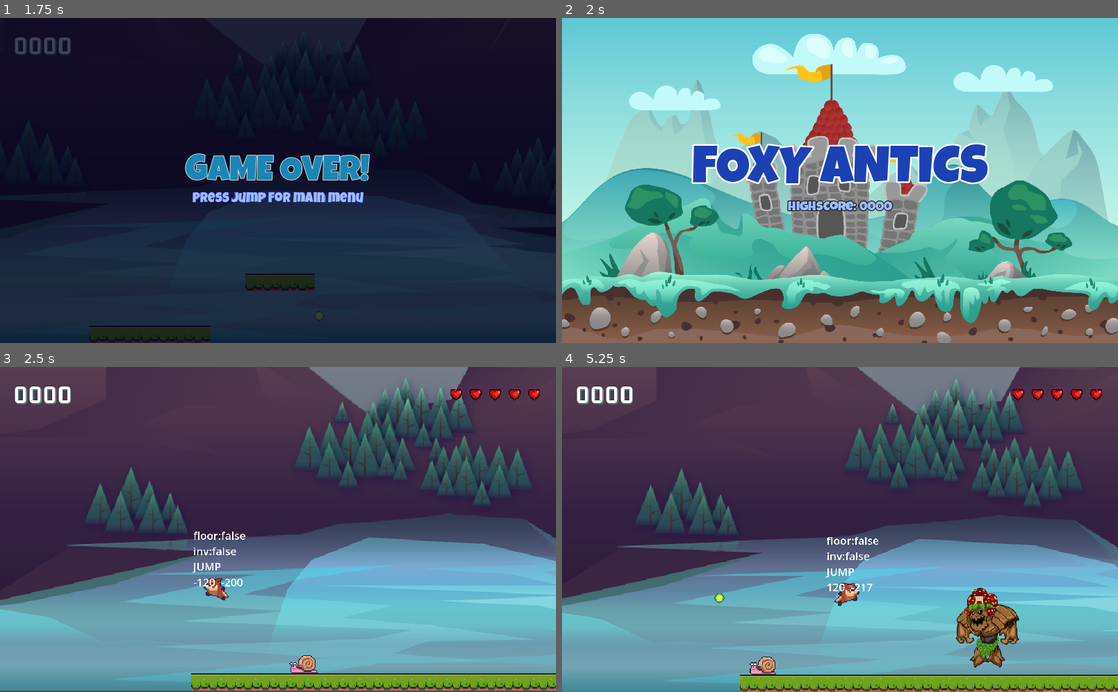
Above: before the commit, frames 1-4 (two rows, left to right).
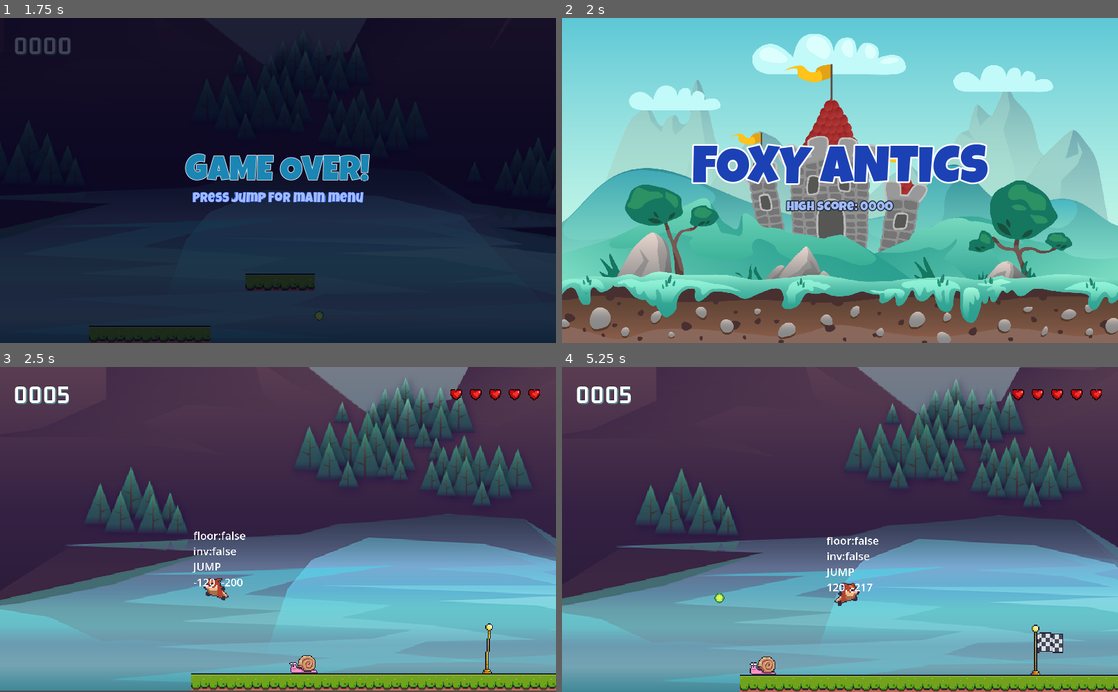
Above: after the commit, the same moments.

Repository: mattburro/Foxy-Antics
Game: Godot game, scene res://level_base/levels/level_2.tscn
Two runs of this game, one before a commit and one after it. Both use one fixed random seed, a clock stepped at 60 frames per second and the inputs below. This scene is started directly instead of the project's main scene.
Inputs:
- Up to frame 1 (1.75 s): hold Space (jump) 0.53-1.28 s; hold D (right) from 0.53 s (still down); tap Shift (shoot) at 1.35 s; tap Space (jump) at 1.52, 1.55 s
- Up to frame 2 (2 s): keep holding D (right); tap Space (jump) at 1.82 s
- Up to frame 3 (2.5 s): release D (right) at 2.03 s; hold A (left) from 2.03 s (still down); hold Space (jump) from 2.03 s (still down)
- Up to frame 4 (5.25 s): release A (left) at 2.78 s; release Space (jump) at 2.78 s; hold D (right) 2.78-4.28 s; tap Shift (shoot) at 2.85, 4.35 s; tap Space (jump) at 3.02, 3.05, 3.32, 4.52, 4.55, 4.82 s; hold Space (jump) 3.53-4.28 s; hold A (left) 4.28-5.03 s; hold D (right) from 5.03 s (still down); hold Space (jump) from 5.03 s (still down)

Frame 1 is identical in both runs. In frame 2, 0.4% of the frame differs, in the area x 40-60%, y 55-60%; in frame 3, 0.2%; in frame 4, 2.2%, in the area x 10-91%, y 5-95%.

Commit message:
Create score manager and save/load/show high score

Diff:
--- a/enemies/enemy_base/enemy_base.gd
+++ b/enemies/enemy_base/enemy_base.gd
@@ -45,5 +45,4 @@
 	pass
 
 func on_hitbox_area_entered(area: Area2D):
-	print("Enemy hit: ", area.name)
 	die()
--- a/hud/hud.gd
+++ b/hud/hud.gd
@@ -6,8 +6,10 @@
 @onready var level_complete = %LevelComplete
 @onready var game_over = %GameOver
 @onready var hearts_container = $MarginContainer/HBoxContainer/HeartsContainer
+@onready var score_label = %ScoreLabel
 
 func _ready():
+	SignalManager.on_score_updated.connect(on_score_updated)
 	SignalManager.on_level_complete.connect(on_level_complete)
 	SignalManager.on_game_over.connect(on_game_over)
 	SignalManager.on_player_hit.connect(on_player_hit)
@@ -26,6 +28,9 @@
 	Engine.time_scale = 0
 	end_screen.show()
 
+func on_score_updated(score: int):
+	score_label.text = str(score).lpad(4, "0")
+
 func on_level_complete():
 	show_hud()
 	level_complete.show()
--- a/hud/hud.tscn
+++ b/hud/hud.tscn
@@ -32,6 +32,7 @@
 size_flags_vertical = 0
 
 [node name="ScoreLabel" type="Label" parent="MarginContainer/HBoxContainer"]
+unique_name_in_owner = true
 layout_mode = 2
 size_flags_horizontal = 3
 text = "0000"
--- a/main/main.gd
+++ b/main/main.gd
@@ -1,7 +1,9 @@
 extends CanvasLayer
 
+@onready var high_score_label = %HighScoreLabel
+
 func _ready():
-	Engine.time_scale = 1
+	high_score_label.text = "High Score: %s" % str(ScoreManager.get_high_score()).lpad(4, "0")
 
 func _process(delta):
 	if Input.is_action_just_pressed("jump"):
--- a/main/main.tscn
+++ b/main/main.tscn
@@ -53,7 +53,7 @@
 [node name="HighScoreLabel" type="Label" parent="VBoxContainer"]
 unique_name_in_owner = true
 layout_mode = 2
-text = "Highscore: 0000"
+text = "High Score: 0000"
 label_settings = SubResource("LabelSettings_1laya")
 horizontal_alignment = 1
 vertical_alignment = 1
--- a/project.godot
+++ b/project.godot
@@ -18,6 +18,7 @@
 [autoload]
 
 SignalManager="*res://singletons/signal_manager.gd"
+ScoreManager="*res://singletons/score_manager.gd"
 GameManager="*res://singletons/game_manager.gd"
 SoundManager="*res://singletons/sound_manager.gd"
 ObjectMaker="*res://singletons/object_maker.gd"
--- a/singletons/game_manager.gd
+++ b/singletons/game_manager.gd
@@ -9,6 +9,7 @@
 
 func _ready():
 	init_level_scenes()
+	ScoreManager.reset_score()
 
 func init_level_scenes():
 	for level_number in range(1, TOTAL_LEVELS + 1):
@@ -16,6 +17,7 @@
 
 func load_main_scene():
 	_current_level = 0
+	ScoreManager.reset_score()
 	get_tree().change_scene_to_packed(MAIN_SCENE)
 
 func load_next_level_scene():
--- /dev/null
+++ b/singletons/score_manager.gd
@@ -0,0 +1,63 @@
+extends Node
+
+const HIGH_SCORE_FILE: String = "user://scores.dat"
+const HIGH_SCORE_KEY: String = "highscore"
+
+var _score: int = 0
+var _high_score: int = 0
+
+func _ready():
+	load_high_score()
+	SignalManager.on_boss_killed.connect(on_boss_killed)
+	SignalManager.on_enemy_hit.connect(on_enemy_hit)
+	SignalManager.on_pickup_hit.connect(on_pickup_hit)
+	SignalManager.on_level_complete.connect(on_level_complete)
+	SignalManager.on_game_over.connect(on_game_over)
+
+func add_points_to_score(points: int):
+	_score += points
+	SignalManager.on_score_updated.emit(_score)
+
+	if _score > _high_score:
+		_high_score = _score
+
+func get_score() -> int:
+	return _score
+
+func get_high_score() -> int:
+	return _high_score
+
+func reset_score():
+	_score = 0
+
+func save_high_score():
+	var file = FileAccess.open(HIGH_SCORE_FILE, FileAccess.WRITE)
+	var data = {
+		HIGH_SCORE_KEY: _high_score
+	}
+	file.store_string(JSON.stringify(data))
+
+func load_high_score():
+	if not FileAccess.file_exists(HIGH_SCORE_FILE):
+		return
+
+	var file = FileAccess.open(HIGH_SCORE_FILE, FileAccess.READ)
+	var data = JSON.parse_string(file.get_as_text())
+
+	if HIGH_SCORE_KEY in data:
+		_high_score = data[HIGH_SCORE_KEY]
+
+func on_boss_killed(points: int):
+	add_points_to_score(points)
+
+func on_enemy_hit(points: int, position: Vector2):
+	add_points_to_score(points)
+
+func on_pickup_hit(points: int):
+	add_points_to_score(points)
+
+func on_level_complete():
+	save_high_score()
+
+func on_game_over():
+	save_high_score()
--- a/singletons/signal_manager.gd
+++ b/singletons/signal_manager.gd
@@ -6,3 +6,4 @@
 signal on_player_hit(lives: int)
 signal on_level_complete
 signal on_game_over
+signal on_score_updated(score: int)
